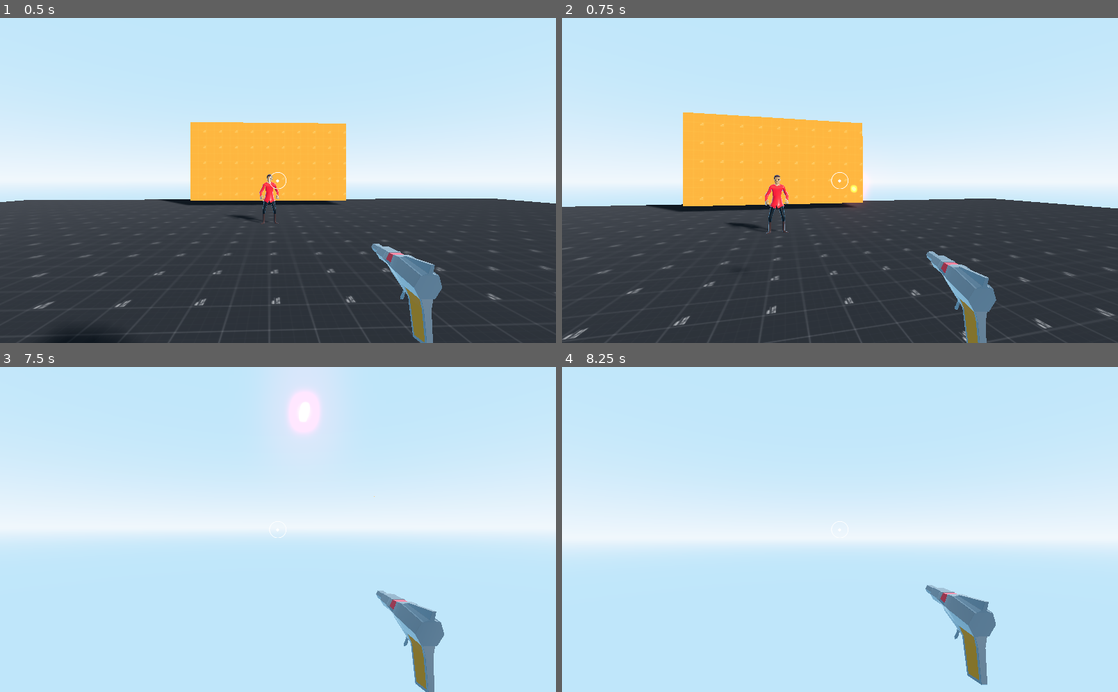
Above: before the commit, frames 1-4 (two rows, left to right).
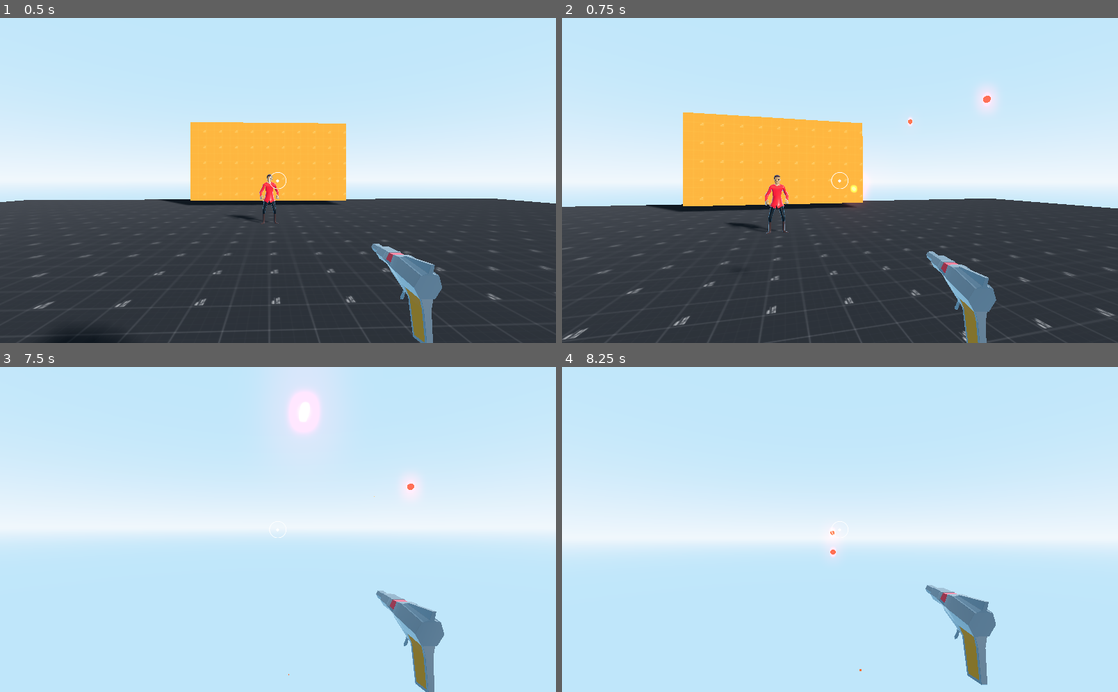
Above: after the commit, the same moments.

Repository: TinyZilla/BGJ2022
Game: Godot game, scene res://Source/Levels/TestLevel.tscn
Same seed, same stepped clock (60 frames per second), same inputs: the game is played once before the commit and once after it.
Inputs (mouse positions are in pixels of both pictures, inside the frame that each line leads up to):
- Up to frame 1 (0.5 s): no input
- Up to frame 2 (0.75 s): tap Enter (ui_accept) at 0.5 s; move the mouse to (867, 180) at 0.52 s; hold W (movement_up) from 0.53 s (still down); click (867, 180) at 0.6 s
- Up to frame 3 (7.5 s): tap Space (movement_jump) at 0.77, 1.52, 3.02, 3.77, 4.52, 6.02, 6.77 s; move the mouse to (250, 529) at 1.27 s; click (250, 529) at 1.35 s; move the mouse to (289, 523) at 2.02 s; tap Shift (movement_sprint) at 2.1, 4.35, 6.6 s; click (289, 523) at 2.3 s; move the mouse to (272, 536) at 2.77 s; click (272, 536) at 2.85 s; move the mouse to (316, 532) at 3.52 s; click (316, 532) at 3.6 s; move the mouse to (233, 526) at 4.27 s; click (233, 526) at 4.55 s; move the mouse to (283, 529) at 5.02 s; click (283, 529) at 5.1 s; move the mouse to (255, 523) at 5.77 s; release W (movement_up) at 5.78 s; hold D (movement_right) 5.78-6.53 s; click (255, 523) at 5.85 s; move the mouse to (305, 529) at 6.52 s; hold W (movement_up) from 6.53 s (still down); click (305, 529) at 6.8 s; move the mouse to (250, 529) at 7.27 s; click (250, 529) at 7.35 s
- Up to frame 4 (8.25 s): keep holding W (movement_up); tap Space (movement_jump) at 7.52 s; move the mouse to (851, 523) at 8.02 s; click (851, 523) at 8.1 s

Frame 1 is identical in both runs. In frame 2, 0.2% of the frame differs, in the area x 62-79%, y 21-34%; in frame 3, 0.1%; in frame 4, less than 0.1%.
Error in both runs: Invalid get index '0' (on base: 'PoolVector3Array'). (res://Source/Enemies/EnemyStateMachine/PathfindTarget.gd:48)

Commit message:
Create Muzzle Flash VFX + Particles

Diff:
--- a/Source/Bullet/Bullet.tscn
+++ b/Source/Bullet/Bullet.tscn
@@ -1,25 +1,14 @@
 [gd_scene load_steps=6 format=2]
 
 [ext_resource path="res://Source/Bullet/Bullet.gd" type="Script" id=1]
+[ext_resource path="res://Source/Shaders/simple_spatial_glow.shader" type="Shader" id=2]
 
 [sub_resource type="CapsuleMesh" id=1]
 radius = 0.02
 mid_height = 0.2
 
-[sub_resource type="Shader" id=2]
-code = "shader_type spatial;
-render_mode unshaded;
-
-uniform vec4 color : hint_color = vec4(1.0, 0.0, 0.0, 1.0);
-uniform float glow_strength = 5.0;
-
-void fragment(){
-	ALBEDO = glow_strength * color.rgb;
-}
-"
-
 [sub_resource type="ShaderMaterial" id=3]
-shader = SubResource( 2 )
+shader = ExtResource( 2 )
 shader_param/color = Color( 1, 0, 0, 1 )
 shader_param/glow_strength = 5.0
 
--- a/Source/Bullet/BulletSpawner.gd
+++ b/Source/Bullet/BulletSpawner.gd
@@ -11,6 +11,7 @@
 
 func _ready():
 	bullet_raycast.set_as_toplevel(true)
+	bullet_raycast.enabled = true
 
 func _process(_delta):
 	bullet_raycast.global_transform = camera.global_transform
--- /dev/null
+++ b/Source/Player/MuzzleFlashParticles.gd
@@ -0,0 +1,8 @@
+extends Particles
+
+func _ready():
+	emitting = true
+	$Timer.start(lifetime + 0.1)
+
+func _on_Timer_timeout():
+	queue_free()
--- /dev/null
+++ b/Source/Player/MuzzleFlashParticles.tscn
@@ -0,0 +1,50 @@
+[gd_scene load_steps=8 format=2]
+
+[ext_resource path="res://Source/Shaders/simple_spatial_glow.shader" type="Shader" id=1]
+[ext_resource path="res://Source/Player/MuzzleFlashParticles.gd" type="Script" id=2]
+
+[sub_resource type="ShaderMaterial" id=10]
+shader = ExtResource( 1 )
+shader_param/color = Color( 1, 0, 0, 1 )
+shader_param/glow_strength = 2.0
+
+[sub_resource type="Curve" id=8]
+_data = [ Vector2( 0, 1 ), 0.0, 0.0, 0, 0, Vector2( 1, 0 ), 0.0, 0.0, 0, 0 ]
+
+[sub_resource type="CurveTexture" id=9]
+width = 512
+curve = SubResource( 8 )
+
+[sub_resource type="ParticlesMaterial" id=6]
+lifetime_randomness = 0.55
+emission_shape = 5
+emission_ring_radius = 0.15
+emission_ring_inner_radius = 0.0
+emission_ring_height = 0.15
+emission_ring_axis = Vector3( 1, 0, 0 )
+flag_disable_z = true
+spread = 180.0
+gravity = Vector3( 0, 0, 0 )
+initial_velocity = 3.0
+orbit_velocity = 0.0
+orbit_velocity_random = 0.0
+scale = 0.02
+scale_curve = SubResource( 9 )
+
+[sub_resource type="SphereMesh" id=7]
+
+[node name="MuzzleFlashParticles" type="Particles"]
+material_override = SubResource( 10 )
+emitting = false
+amount = 3
+lifetime = 0.2
+one_shot = true
+explosiveness = 1.0
+process_material = SubResource( 6 )
+draw_pass_1 = SubResource( 7 )
+script = ExtResource( 2 )
+
+[node name="Timer" type="Timer" parent="."]
+one_shot = true
+
+[connection signal="timeout" from="Timer" to="." method="_on_Timer_timeout"]
--- a/Source/Player/Player.tscn
+++ b/Source/Player/Player.tscn
@@ -10,6 +10,7 @@
 [ext_resource path="res://Source/Bullet/BulletSpawner.gd" type="Script" id=8]
 [ext_resource path="res://Source/Player/RecoilAnimation.gd" type="Script" id=9]
 [ext_resource path="res://Experiments/FPS_UI_Test/very_crappy_crosshair.png" type="Texture" id=10]
+[ext_resource path="res://Source/Shaders/simple_spatial_glow.shader" type="Shader" id=11]
 
 [sub_resource type="CapsuleMesh" id=3]
 radius = 0.5
@@ -75,6 +76,18 @@
 tracks/5/keys = {
 "points": PoolRealArray( 0, -0.25, 0, 0.25, 0 ),
 "times": PoolRealArray( 0 )
+}
+tracks/6/type = "value"
+tracks/6/path = NodePath("MuzzleFlash:visible")
+tracks/6/interp = 1
+tracks/6/loop_wrap = true
+tracks/6/imported = false
+tracks/6/enabled = true
+tracks/6/keys = {
+"times": PoolRealArray( 0 ),
+"transitions": PoolRealArray( 1 ),
+"update": 0,
+"values": [ false ]
 }
 
 [sub_resource type="Animation" id=1]
@@ -154,6 +167,27 @@
 "method": "instance_bullet"
 } ]
 }
+tracks/7/type = "value"
+tracks/7/path = NodePath("MuzzleFlash:visible")
+tracks/7/interp = 1
+tracks/7/loop_wrap = true
+tracks/7/imported = false
+tracks/7/enabled = true
+tracks/7/keys = {
+"times": PoolRealArray( 0, 0.1, 0.5 ),
+"transitions": PoolRealArray( 1, 1, 1 ),
+"update": 1,
+"values": [ true, false, false ]
+}
+
+[sub_resource type="SphereMesh" id=4]
+radius = 0.1
+height = 0.2
+
+[sub_resource type="ShaderMaterial" id=5]
+shader = ExtResource( 11 )
+shader_param/color = Color( 1, 0, 0, 1 )
+shader_param/glow_strength = 5.0
 
 [node name="Player" instance=ExtResource( 2 )]
 collision_layer = 2
@@ -204,6 +238,12 @@
 [node name="AnimationPlayer" type="AnimationPlayer" parent="Head/Camera/RecoilAnimation" index="1"]
 anims/RESET = SubResource( 2 )
 anims/fire = SubResource( 1 )
+
+[node name="MuzzleFlash" type="MeshInstance" parent="Head/Camera/RecoilAnimation" index="2"]
+transform = Transform( 1, 0, 0, 0, 1, 0, 0, 0, 1, 0, 0.071, -0.271 )
+visible = false
+mesh = SubResource( 4 )
+material/0 = SubResource( 5 )
 
 [node name="HUD" type="CanvasLayer" parent="Head/Camera" index="1"]
 
--- a/Source/Player/RecoilAnimation.gd
+++ b/Source/Player/RecoilAnimation.gd
@@ -1,7 +1,16 @@
 extends Spatial
 
 onready var ap = $AnimationPlayer
+onready var muzzle_flash = $MuzzleFlash
+
+const mf_particles = preload("res://Source/Player/MuzzleFlashParticles.tscn")
 
 func _process(_delta):
 	if Input.is_action_just_pressed("LMB"):
 		ap.play("fire", -1, Globals.gun_fire_rate)
+		instance_mf_particles()
+
+func instance_mf_particles():
+	var mf = mf_particles.instance()
+	add_child(mf)
+	mf.global_transform.origin = muzzle_flash.global_transform.origin
--- /dev/null
+++ b/Source/Shaders/simple_spatial_glow.shader
@@ -0,0 +1,9 @@
+shader_type spatial;
+render_mode unshaded;
+
+uniform vec4 color : hint_color = vec4(1.0, 0.0, 0.0, 1.0);
+uniform float glow_strength = 5.0;
+
+void fragment(){
+	ALBEDO = glow_strength * color.rgb;
+}
Not shown: 1 places in Source/Player/Player.tscn that only renumber resources
